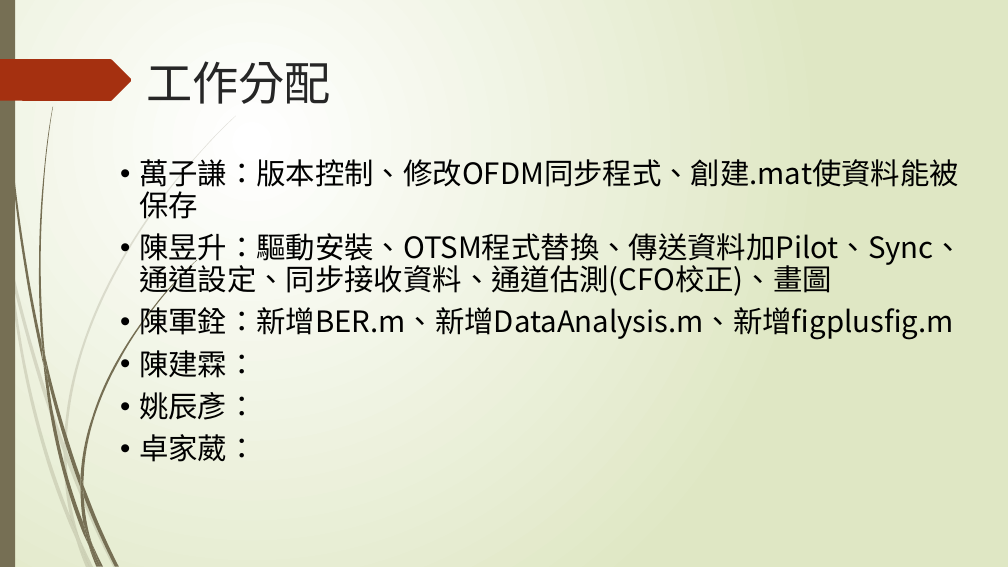
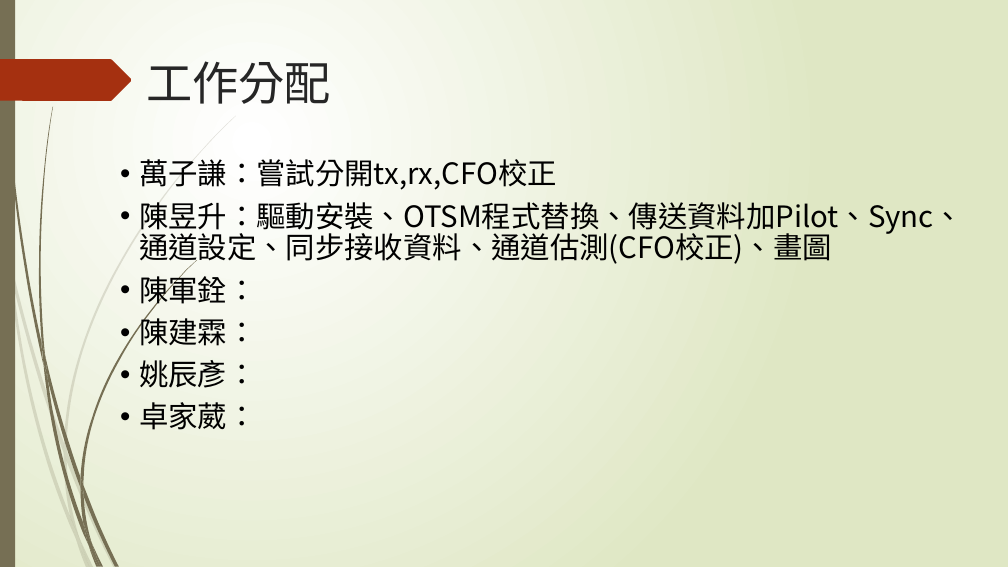
Before and after one commit to NIUWCSP/OTSM, a slide deck: slide 14 of report/以SDR實現OTSM通訊技術.pptx (slide 12 before the commit). Drawn at 1008x567 pixels with LibreOffice and Linux fonts; fonts in the diff are those of the drawing. Boxes give left, top, right and bottom in pixels: in the first picture for what was removed or moved away, otherwise in the second. Text is boxed around its words. In the diff, an @@ line names an element or a change of style, - is before the commit and + after.

```diff
--- a/report/以SDR實現OTSM通訊技術.pptx
+++ b/report/以SDR實現OTSM通訊技術.pptx
@@ text at <box>139,159,557,190</box>: text changed @@
-• 萬子謙：版本控制、修改OFDM同步程式、創建.mat使資料能被保存
+• 萬子謙：嘗試分開tx,rx,CFO校正
@@ text at <box>139,271,256,309</box>: text changed @@
-• 陳軍銓：新增BER.m、新增DataAnalysis.m、新增figplusfig.m
+• 陳軍銓：
```
Also in this commit, not shown: 2 slides added.
